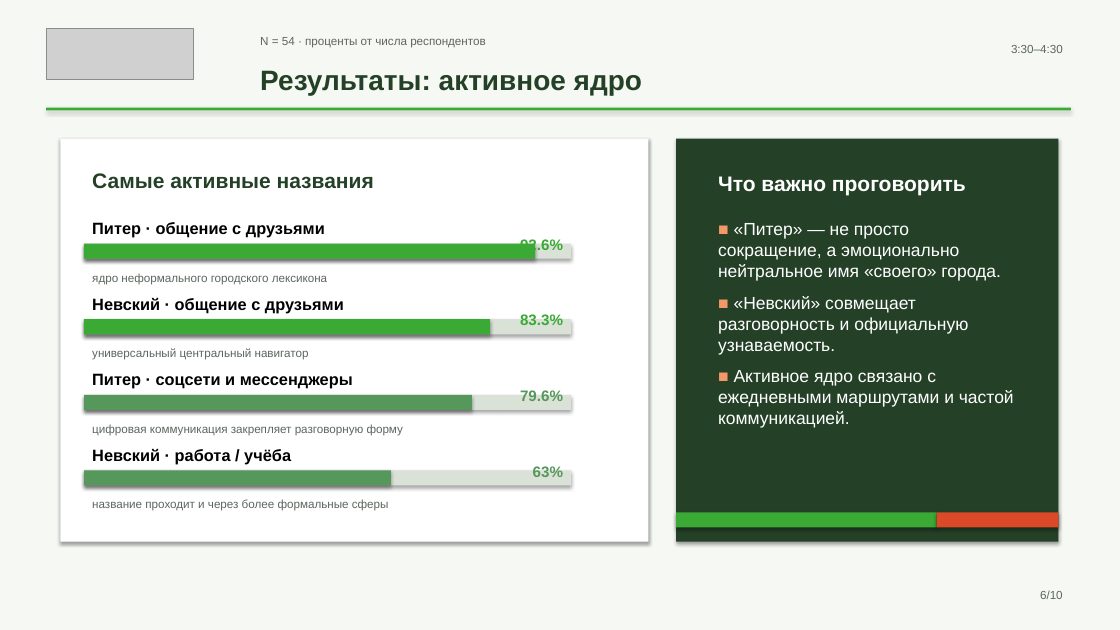
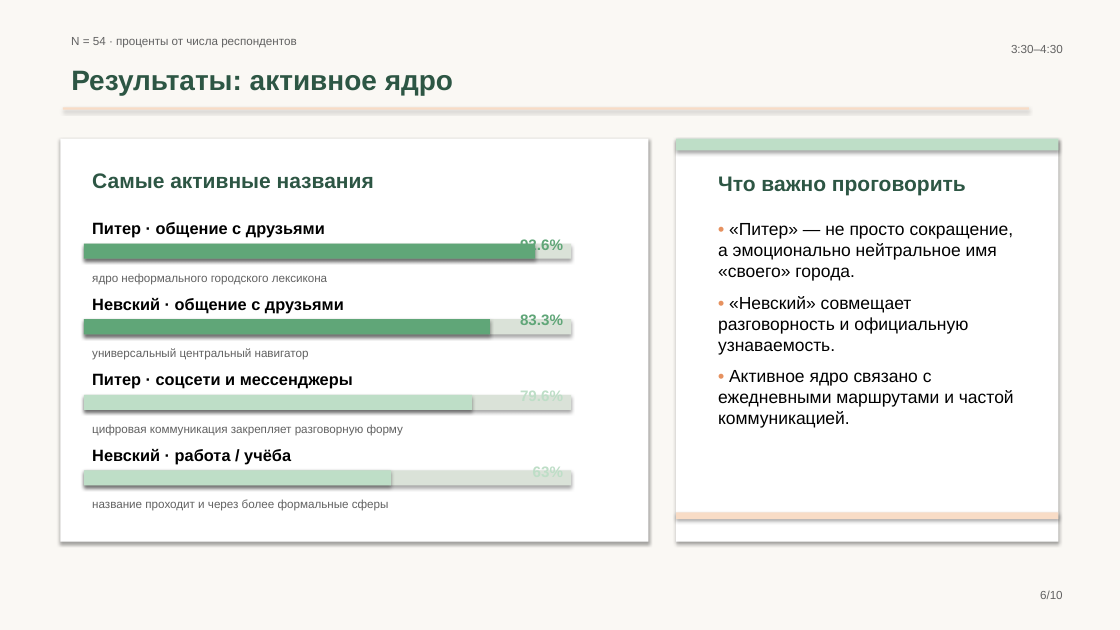
Before and after one commit to mdull2008/project, a slide deck: slide 6 of my_project.pptx. Drawn at 1120x630 pixels with LibreOffice and Linux fonts; fonts in the diff are those of the drawing; grey boxes stand for pictures. Boxes give left, top, right and bottom in pixels: in the first picture for what was removed or moved away, otherwise in the second. Text is boxed around its words. In the diff, an @@ line names an element or a change of style, - is before the commit and + after.

```diff
--- a/my_project.pptx
+++ b/my_project.pptx
@@ background #F6F8F4 to #FAF8F4 @@
@@ picture removed at (x1=46, y1=29, x2=193, y2=79) @@
@@ text "N = 54 · проценты ..." moved from (x1=260, y1=37, x2=485, y2=48) to (x1=71, y1=37, x2=296, y2=48) @@
@@ text "N = 54 · проценты ..." at (x1=71, y1=37, x2=296, y2=48): text colour #5C675F to #626262 @@
@@ text "Результаты: активное ядро" at (x1=71, y1=70, x2=453, y2=95): text colour #244128 to #2D5644 @@
@@ text "Результаты: активное ядро" moved from (x1=260, y1=70, x2=642, y2=95) to (x1=71, y1=70, x2=453, y2=95) @@
@@ rectangle resized from (x1=46, y1=108, x2=1071, y2=111) to (x1=63, y1=108, x2=1029, y2=110) @@
@@ rectangle at (x1=63, y1=108, x2=1029, y2=110): fill #3AAA35 to #F8DCC6 @@
@@ rectangle at (x1=676, y1=139, x2=1059, y2=542): fill #244128 to #FFFFFF @@
@@ rectangle added at (x1=676, y1=139, x2=1059, y2=150), fill #BEDEC7 @@
@@ text "Самые активные названия" at (x1=92, y1=173, x2=374, y2=188): text colour #244128 to #2D5644 @@
@@ text "Что важно проговорить" at (x1=718, y1=176, x2=966, y2=195): text colour #FFFFFF to #2D5644 @@
@@ text "92.6%" at (x1=520, y1=238, x2=563, y2=254): text colour #3AAA35 to #60A678 @@
@@ text at (x1=718, y1=223, x2=1014, y2=428): text changed; text colour #FFFFFF to #000000 @@
-■ «Питер» — не просто сокращение, а эмоционально нейтральное имя «своего» города.
-■ «Невский» совмещает разговорность и официальную узнаваемость.
-■ Активное ядро связано с ежедневными маршрутами и частой коммуникацией.
+• «Питер» — не просто сокращение, а эмоционально нейтральное имя «своего» города.
+• «Невский» совмещает разговорность и официальную узнаваемость.
+• Активное ядро связано с ежедневными маршрутами и частой коммуникацией.
@@ rectangle at (x1=84, y1=244, x2=535, y2=259): fill #3AAA35 to #60A678 @@
@@ rectangle at (x1=84, y1=319, x2=490, y2=334): fill #3AAA35 to #60A678 @@
@@ text "83.3%" at (x1=520, y1=314, x2=563, y2=325): text colour #3AAA35 to #60A678 @@
@@ text "79.6%" at (x1=520, y1=388, x2=563, y2=405): text colour #56975B to #BEDEC7 @@
@@ rectangle at (x1=84, y1=395, x2=472, y2=410): fill #56975B to #BEDEC7 @@
@@ rectangle at (x1=84, y1=471, x2=391, y2=486): fill #56975B to #BEDEC7 @@
@@ text "63%" at (x1=533, y1=463, x2=563, y2=480): text colour #56975B to #BEDEC7 @@
@@ rectangle at (x1=676, y1=513, x2=1059, y2=519): fill #3AAA35 to #F8DCC6 @@
@@ rectangle resized from (x1=676, y1=513, x2=937, y2=528) to (x1=676, y1=513, x2=1059, y2=519) @@
@@ rectangle removed at (x1=937, y1=513, x2=1059, y2=528) @@
```
Also in this commit, not shown: 9 other slides changed.
